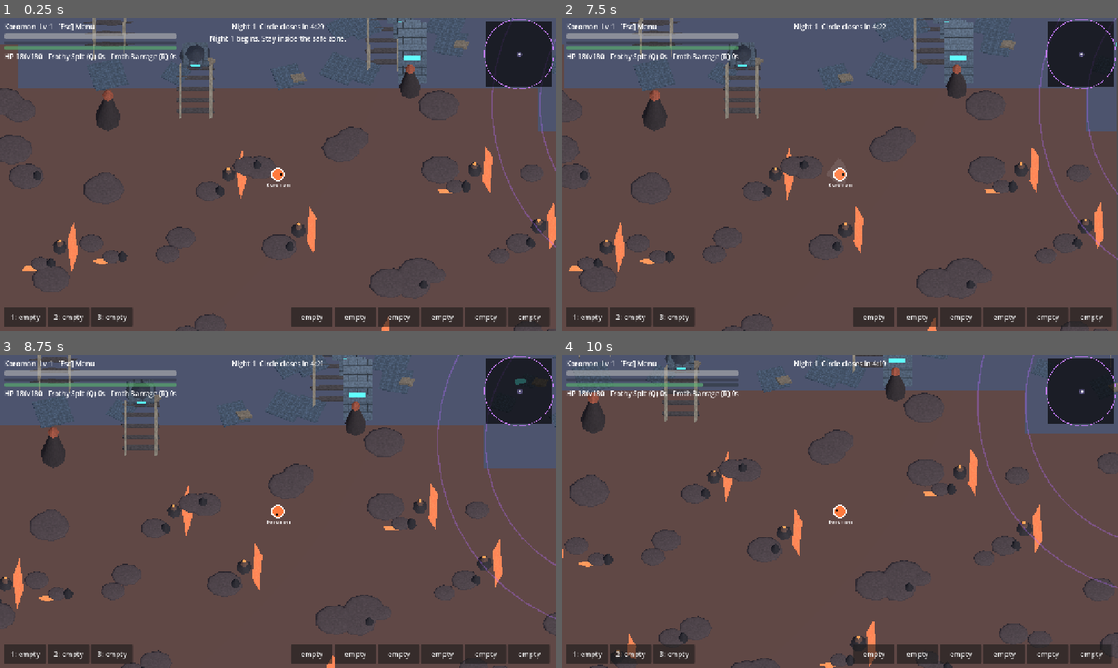
Above: before the commit, frames 1-4 (two rows, left to right).
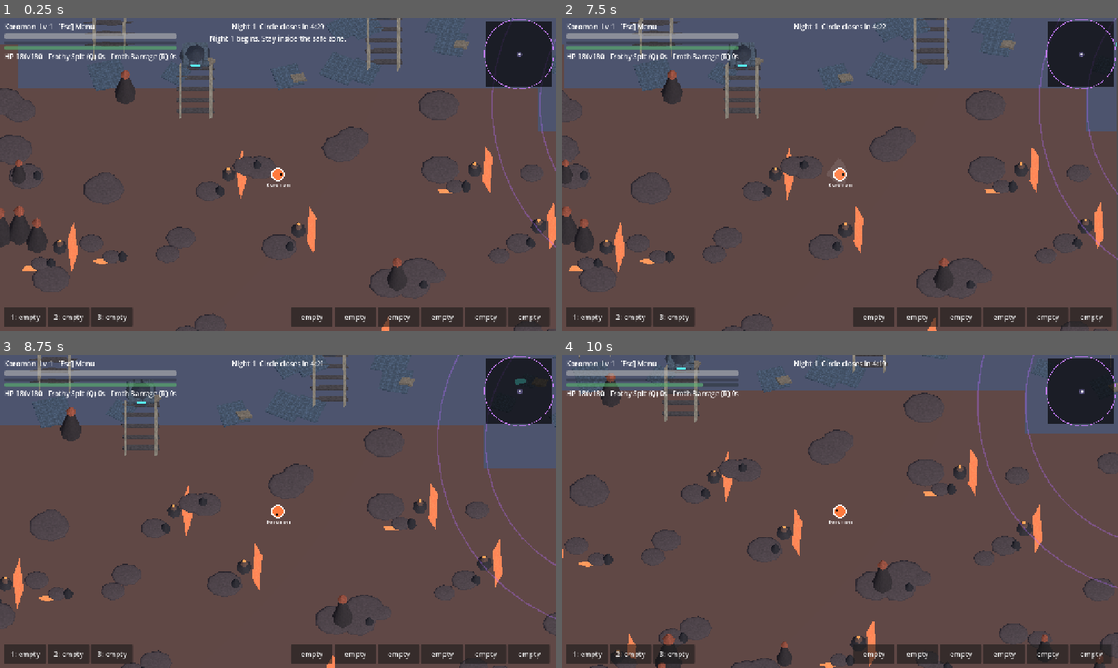
Above: after the commit, the same moments.

Repository: balaxguns/Digirogue-Coop
Game: Godot game, scene res://bugfixes-menu-down-update/scenes/run.tscn
Two runs of this game, one before a commit and one after it. Both use one fixed random seed, a clock stepped at 60 frames per second and the inputs below. This scene is started directly instead of the project's main scene.
Inputs (mouse positions are in pixels of both pictures, inside the frame that each line leads up to):
- Up to frame 1 (0.25 s): no input
- Up to frame 2 (7.5 s): click "1: empty" at 0.5 s; click "2: empty" at 1.25 s; click "3: empty" at 2 s; click "empty" at 2.75 s; click "empty" at 3.5 s; click "empty" at 4.25 s; click "empty" at 5 s; click "empty" at 5.75 s; click "empty" at 6.5 s; tap Enter at 7.25 s; move the mouse to (962, 158) at 7.27 s; press the mouse at (962, 158) at 7.28 s; hold D (move_right) from 7.28 s (still down)
- Up to frame 3 (8.75 s): release D (move_right) at 8 s; release the mouse at (400, 495) at 8 s; drag from (166, 527) to (250, 574) at 8.02 s
- Up to frame 4 (10 s): tap Space (dodge) at 8.75, 8.85 s; move the mouse to (895, 442) at 8.77 s; hold D (move_right) 8.78-9.5 s; drag from (812, 574) to (673, 464) at 9.52 s

The runs differ from the first frame. In frame 1, 2.4% of the frame differs, in the area x 0-77%, y 0-88%; in frame 2, 2.1%; in frame 3, 1.6%; in frame 4, 1.5%.

Commit message:
Add distributed tree and structure collisions to authoritative obstacle grid, protecting encounter clearings

Diff:
--- a/scripts/run.gd
+++ b/scripts/run.gd
@@ -189,8 +189,8 @@
 	for seed in seeds:
 		areas.append({"n": Data.BIOMES[seed.b].name, "pos": seed.pos, "b": seed.b})
 
-func add_obs(p: Vector2, r: float) -> void:
-	var o := {"pos": p, "r": r, "b": bio_at(p)}
+func add_obs(p: Vector2, r: float, scenery: bool = false) -> void:
+	var o := {"pos": p, "r": r, "b": bio_at(p), "scenery": scenery}
 	obs.append(o)
 	var k := Vector2i(int(p.x / 200.0), int(p.y / 200.0))
 	if not og.has(k): og[k] = []
@@ -225,6 +225,24 @@
 	return p.distance_to(R.fc) > 600.0 and p.distance_to(R.cpos) < R.cr + 100.0 and p.x > 40 and p.y > 40 and p.x < WORLD - 40 and p.y < WORLD - 40
 
 func gen_obs() -> void:
+	# Solid scenery uses the SAME collision grid as boulders and other obstacles.
+	# Keep clearings, miniboss arenas, and spawn/patrol points traversable.
+	var rng := RandomNumberGenerator.new()
+	rng.seed = 614827
+	for gy in 45:
+		for gx in 45:
+			if rng.randf() > 0.46:
+				continue
+			var p := Vector2((float(gx) + 0.2 + rng.randf() * 0.6) * 200.0, (float(gy) + 0.2 + rng.randf() * 0.6) * 200.0)
+			if not obs_ok(p):
+				continue
+			var clear := true
+			for nearby in near_obs(p):
+				if p.distance_to(nearby.pos) < float(nearby.r) + 60.0:
+					clear = false
+					break
+			if clear:
+				add_obs(p, randf_range(19.0, 30.0), true)
 	for i in 90:
 		var p: Vector2 = R.cpos + Vector2.from_angle(randf() * TAU) * sqrt(randf()) * R.cr
 		var dir := randf() * TAU
